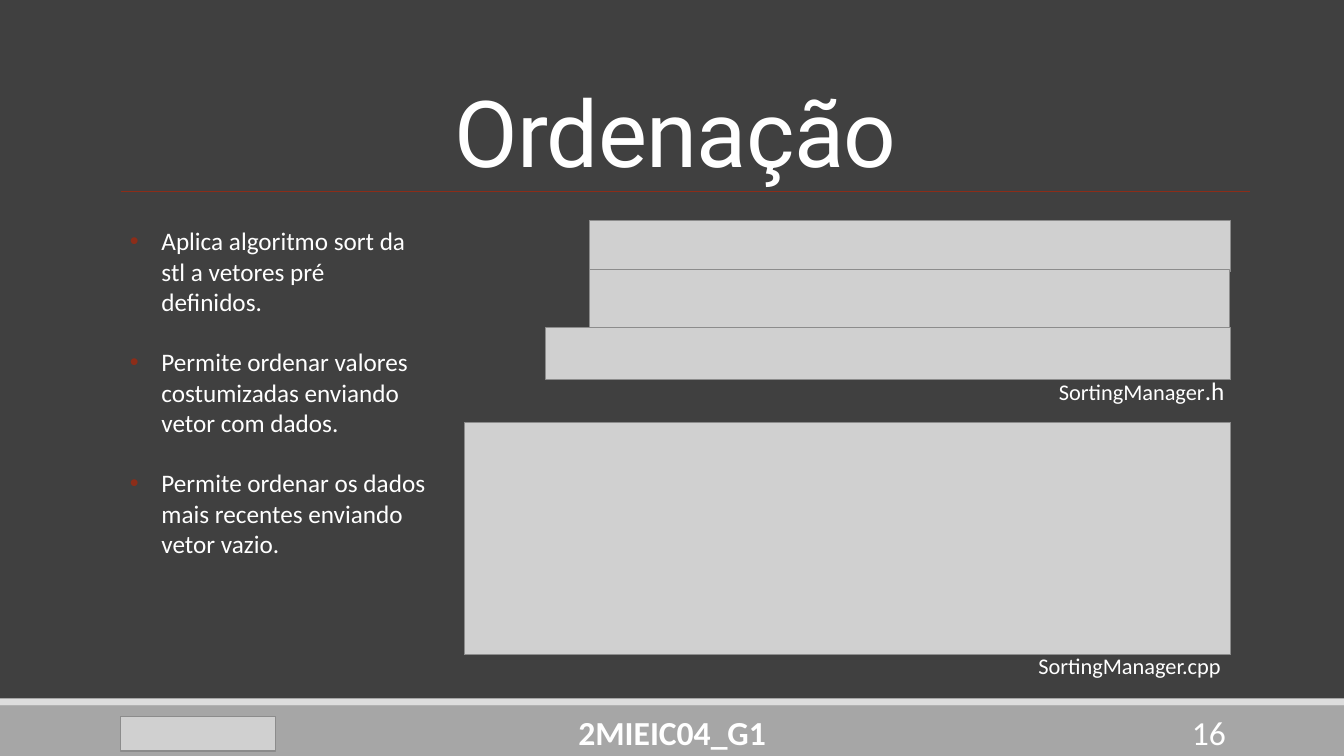
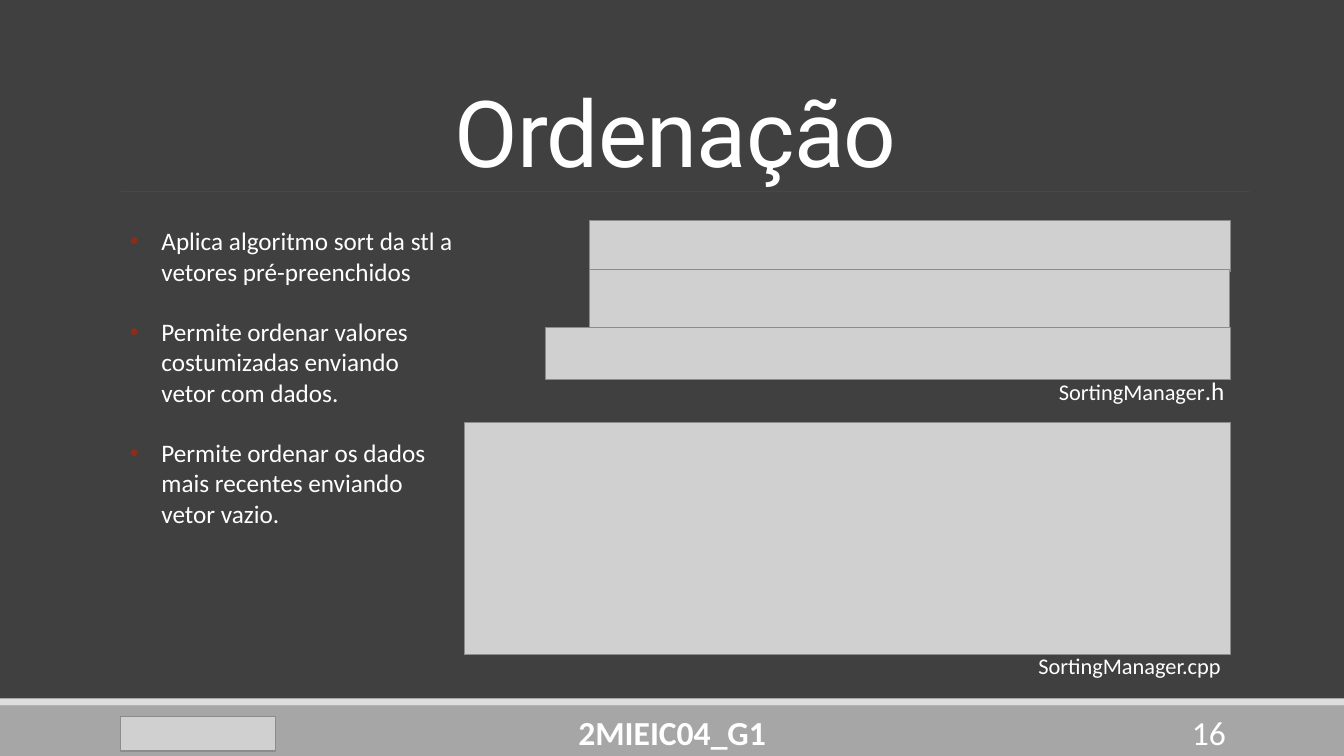
Before and after one commit to DoStini/FEUP-AEDA-proj, a slide deck: slide 16 of StreamZ_Apresentation4.pptx. Drawn at 1344x756 pixels with LibreOffice and Linux fonts; fonts in the diff are those of the drawing; grey boxes stand for pictures. Boxes give left, top, right and bottom in pixels: in the first picture for what was removed or moved away, otherwise in the second. Text is boxed around its words. In the diff, an @@ line names an element or a change of style, - is before the commit and + after.

```diff
--- a/StreamZ_Apresentation4.pptx
+++ b/StreamZ_Apresentation4.pptx
@@ text at (161,232,452,285): text changed @@
-• Aplica algoritmo sort da stl a vetores pré definidos.
+• Aplica algoritmo sort da stl a vetores pré-preenchidos
```
Also in this commit, not shown: 9 other slides changed, 1 slide added, 2 slides removed.
